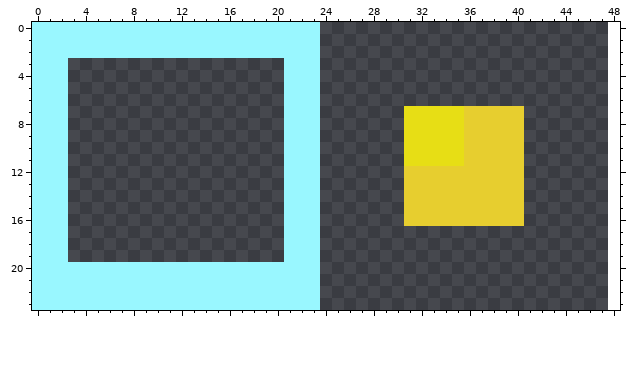
A pixel-art sprite gets an edit: assets/images/object_sheet.png. Above is the file before it was changed.
The file is 48x24 pixels. The old version is drawn lined up with the new one, on the new canvas.
And afterwards:
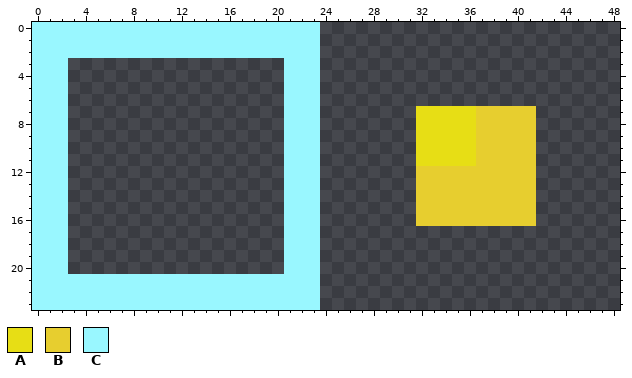
Palette (. is transparent): A #e7de15  B #e7ce2f  C #99f7ff
Change:
canvas 48x24 -> 49x24
Colour B gives way to colour A in rows 7 to 11 at x 36.
The edit adds colour B in rows 7 to 16 at x 41.
The edit erases colour A in rows 7 to 11 at x 31.
The edit erases colour B in rows 12 to 16 at x 31.
The edit erases colour C in row 20 at x 3 to 20.
Where, in picture pixels (left, top, right, bottom), the same in both pictures:
erased: (404, 106, 416, 226)
changed: (464, 106, 536, 226)
erased: (68, 262, 284, 274)
